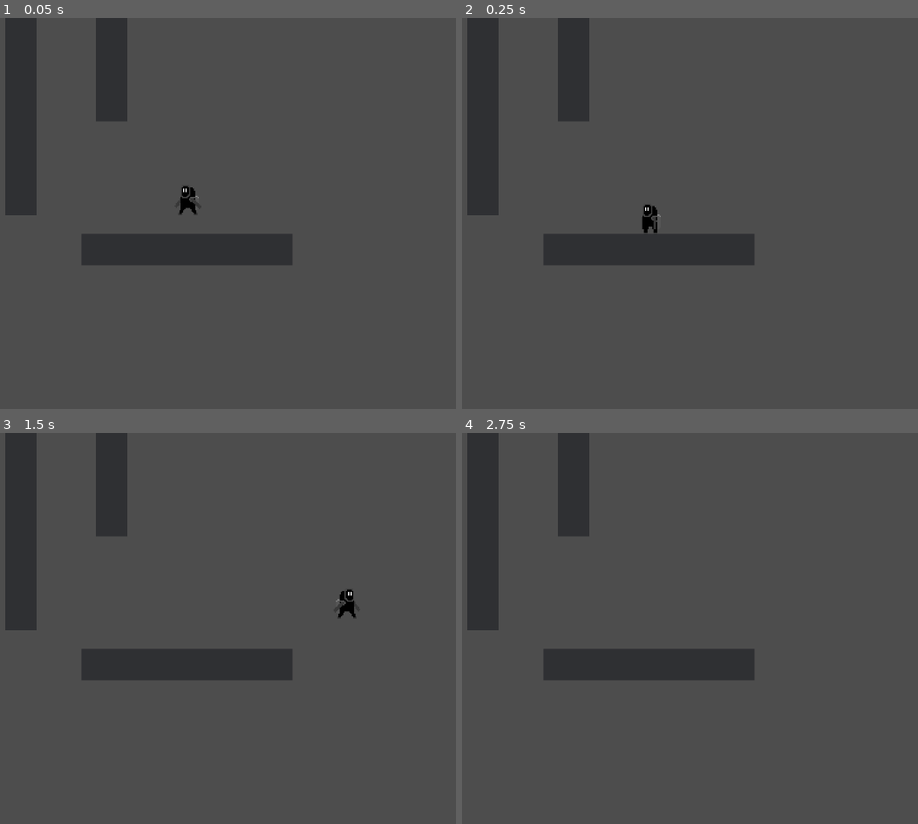
Above: before the commit, frames 1-4 (two rows, left to right).
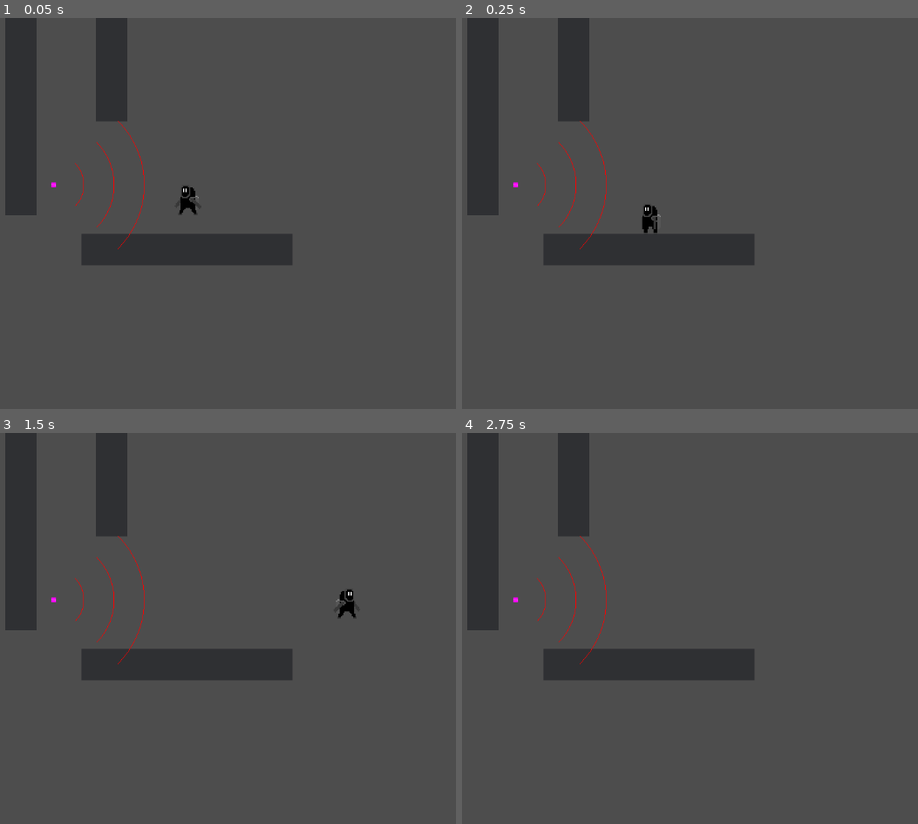
Above: after the commit, the same moments.

Repository: Mikey-Mikey/Untitled-Stealth-Game
Game: Godot game, scene res://Scenes/testing.tscn
Two runs of this game, one before a commit and one after it. Both use one fixed random seed, a clock stepped at 60 frames per second and the inputs below. This scene is started directly instead of the project's main scene.
Inputs:
- Up to frame 1 (0.05 s): no input
- Up to frame 2 (0.25 s): no input
- Up to frame 3 (1.5 s): tap Enter at 0.5 s; hold D (move_right) from 0.53 s (still down); tap W (jump) at 0.77 s
- Up to frame 4 (2.75 s): tap W (jump) at 1.52 s; release D (move_right) at 2.03 s; hold A (move_left) from 2.03 s (still down)

The runs differ from the first frame. In frame 1, 0.2% of the frame differs, in the area x 11-32%, y 26-60%; in frame 2, 0.2%; in frame 3, 0.2%; in frame 4, 0.2%.

Commit message:
Basic camera

Diff:
--- a/Scenes/testing.tscn
+++ b/Scenes/testing.tscn
@@ -1,5 +1,9 @@
-[gd_scene load_steps=2 format=3 uid="uid://2ldi5bx7eunu"]
+[gd_scene load_steps=3 format=3 uid="uid://2ldi5bx7eunu"]
 
 [ext_resource type="PackedScene" uid="uid://d4npwi634bhr0" path="res://world.tscn" id="1_75vif"]
+[ext_resource type="PackedScene" uid="uid://butlpm62pj33k" path="res://Scenes/camera.tscn" id="2_44e02"]
 
 [node name="World" instance=ExtResource("1_75vif")]
+
+[node name="Camera" parent="." index="5" instance=ExtResource("2_44e02")]
+position = Vector2(302.055, 209.916)
--- a/Scripts/detector.gd
+++ b/Scripts/detector.gd
@@ -13,44 +13,58 @@
 
 func _process(delta):
 
-    if Engine.is_editor_hint():
-        queue_redraw()
-        return
+	if Engine.is_editor_hint():
+		queue_redraw()
+		return
 
-    detect_player(delta)
-    queue_redraw()
+	detect_player(delta)
+	queue_redraw()
 
 func fov_rad() -> float:
-    return deg_to_rad(fov)
+	return deg_to_rad(fov)
 
 func detect_player(delta):
-    var player_position = player.global_position
-    var detector_position = global_position
-    var player_direction = player_position - detector_position
-    var distance_to_player = player_direction.length()
-    var current_view_direction = transform.x.normalized()
-    player_direction = player_direction.normalized()
+	player = Game.player
+	var player_position = player.global_position
+	var detector_position = global_position
+	var player_direction = player_position - detector_position
+	var distance_to_player = player_direction.length()
+	var current_view_direction = transform.x.normalized()
+	player_direction = player_direction.normalized()
 
-    var angle_to_player = current_view_direction.angle_to(player_direction)
-    if angle_to_player < fov_rad() / 2 and distance_to_player < detection_distance:
-        _player_detected(delta)
-        emit_signal("player_detected", delta)
-        player_in_view = true
-    else:
-        player_in_view = false
+	var angle_to_player = current_view_direction.angle_to(player_direction)
+	if angle_to_player < fov_rad() / 2 and distance_to_player < detection_distance:
+
+		# WE do raycast
+		var space_state = get_world_2d().direct_space_state
+		var query = PhysicsRayQueryParameters2D.create(global_position, player_position)
+		query.exclude = [self.get_parent()]
+		query.collision_mask = 0b11
+		var result = space_state.intersect_ray(query)
+
+
+		if result:
+			print(result)
+			if result.collider == player:
+				print("Player Detected")
+				_player_detected(delta)
+				emit_signal("player_detected", delta)
+				player_in_view = true
+	else:
+		player_in_view = false
 
 func _player_detected(delta):
-    # We add to the suspicon variable in the game script
-    Game.instance.suspicion += delta
+	# We add to the suspicon variable in the game script
+	Game.instance.suspicion_time += delta
 
 func _draw():
-    for i in range(0, 4):
+	for i in range(0, 4):
 
-        draw_arc(
-            Vector2(0, 0),
-            detection_distance * (i / 4.0),
-            -fov_rad() / 2,
-            fov_rad() / 2,
-            16,
-            Color(1, 0, 0, 1.0)
-        )
+		draw_arc(
+			Vector2(0, 0),
+			detection_distance * (i / 4.0),
+			-fov_rad() / 2,
+			fov_rad() / 2,
+			16,
+			Color(1, 0, 0, 1.0)
+		)
--- a/Scripts/game.gd
+++ b/Scripts/game.gd
@@ -16,11 +16,12 @@
     player = null
 
 func _ready():
-    instance = self
-    player = $Player
+    Game.instance = self
+    Game.player = $Player
+
 
 func _process(delta):
-    print(suspicion_time)
+
     suspicion_time -= suspicion_decay * delta
     if suspicion_time < 0:
         suspicion_time = 0
